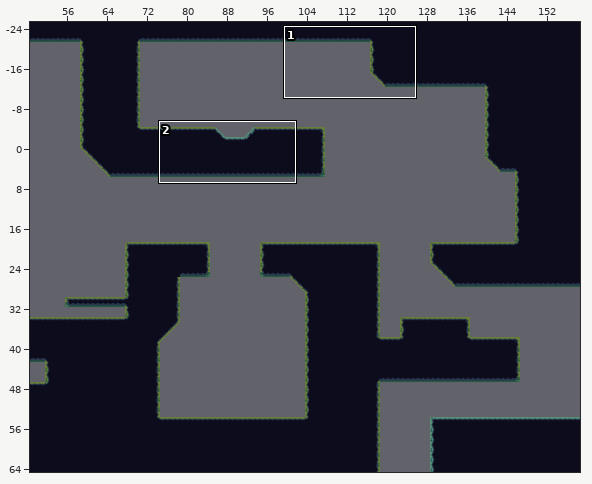
Tiled map -- UnityProject/CaseFileDream/Assets/CaseFileDream/TileSets/Tiled/Level01/Level01.tmx. Above, an overview of the earlier version with the close-up marked.
Close-up. Old version:
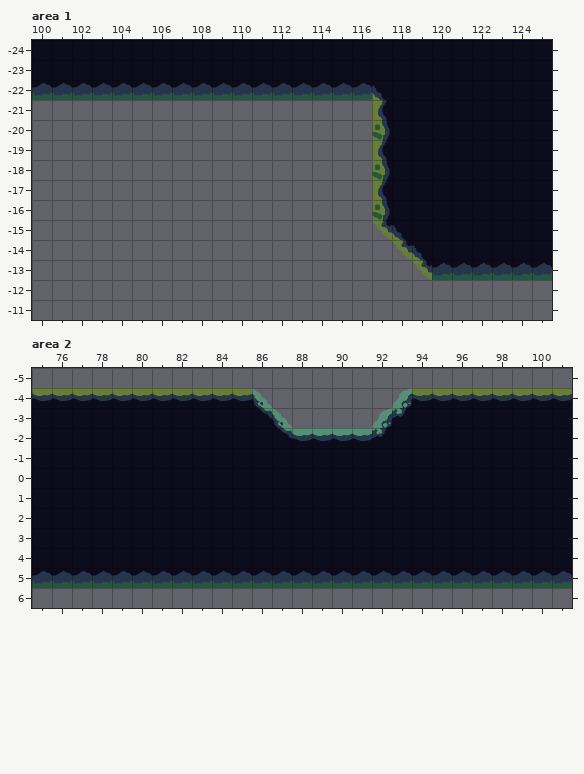
Cells are 32x32 px. Shown: area 1 x 100..125, y -24..-11; area 2 x 75..101, y -5..6. The commit also changed other parts of the map, which this record leaves out.
New version:
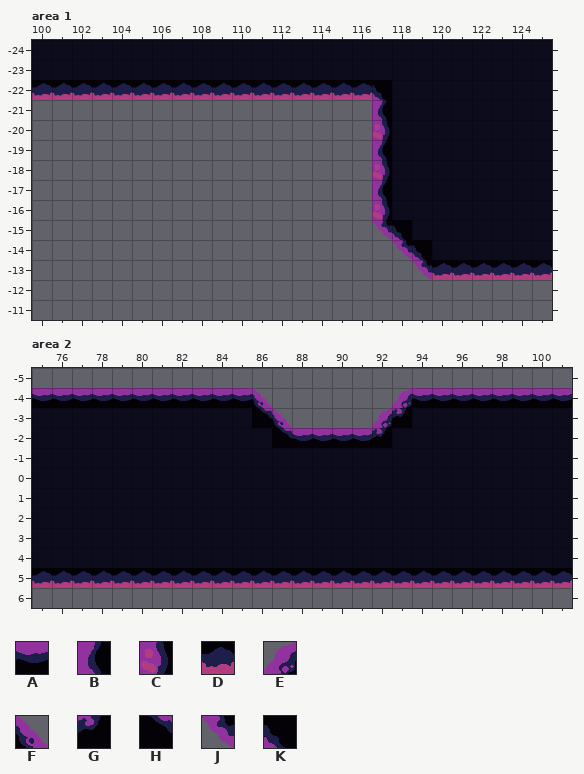
Key: from "MossOverlay": A 1, B 8, C 16, D 25, E 33, F 34, G 41, H 42, J 48, K 49.
_ is an empty cell.
Tiles of an added or newly shown layer are drawn over the layers below it.
Difference:
{"where": "layer \"Purple overlay\" (added), area 1"}
{"y":-22,"x":100,"old":"__________________","new":"DDDDDDDDDDDDDDDDDK"}
{"y":-21,"x":117,"old":"_","new":"B"}
{"y":-20,"x":117,"old":"_","new":"C"}
{"y":-19,"x":117,"old":"_","new":"B"}
{"y":-18,"x":117,"old":"_","new":"C"}
{"y":-17,"x":117,"old":"_","new":"B"}
{"y":-16,"x":117,"old":"_","new":"C"}
{"y":-15,"x":117,"old":"__","new":"JK"}
{"y":-14,"x":118,"old":"__","new":"JK"}
{"y":-13,"x":119,"old":"_______","new":"JDDDDDD"}
{"where": "layer \"Purple overlay\" (added), area 2"}
{"y":-4,"x":75,"old":"____________","new":"AAAAAAAAAAAF"}
{"y":-4,"x":93,"old":"_________","new":"EAAAAAAAA"}
{"y":-3,"x":86,"old":"__","new":"HF"}
{"y":-3,"x":92,"old":"__","new":"EG"}
{"y":-2,"x":87,"old":"______","new":"HAAAAG"}
{"y":5,"x":75,"old":"___________________________","new":"DDDDDDDDDDDDDDDDDDDDDDDDDDD"}
